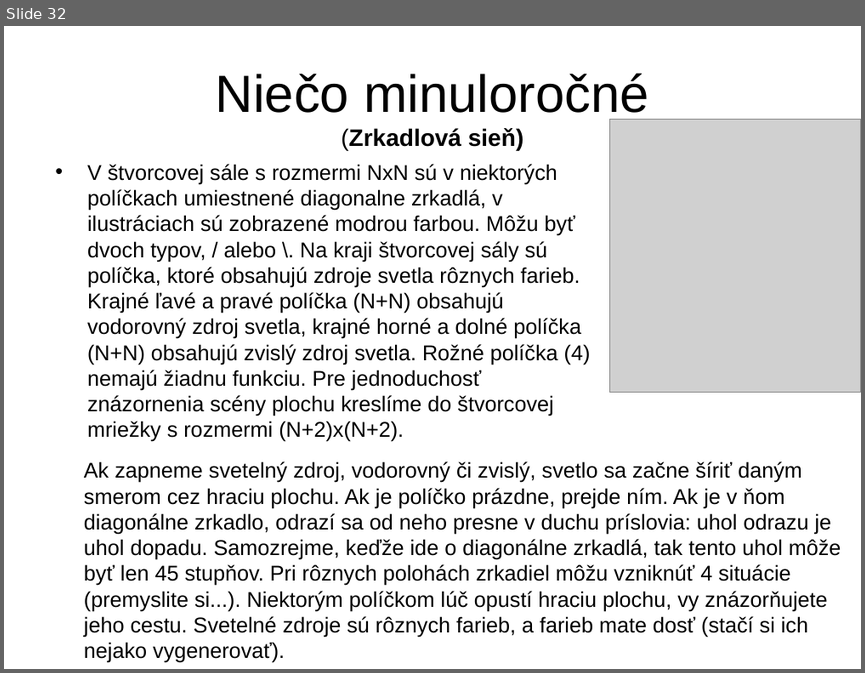
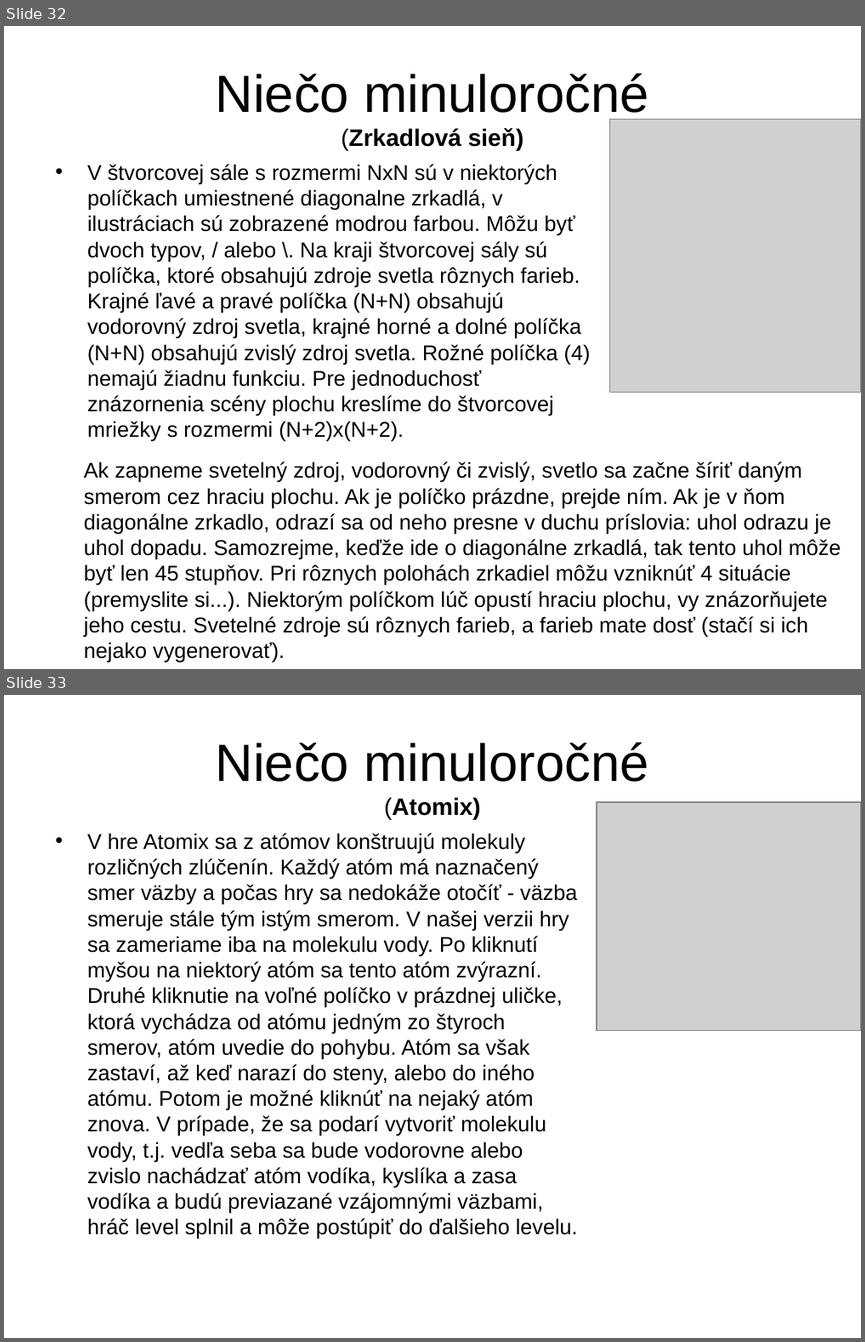
Before and after one commit to Programovanie4/Prednasky, a slide deck: 11/11_java.ppt. Shown one above the other, each under a label of ours: slide 32 before the commit, slides 32 and 33 after it. The pictures are 865x673 and 865x1342 pixels, drawn with LibreOffice and Linux fonts; fonts in the diff are those of the drawing; grey boxes stand for pictures. Boxes give left, top, right and bottom in pixels: in the first picture for what was removed or moved away, otherwise in the second. Text is boxed around its words. In the diff, an @@ line names an element or a change of style, - is before the commit and + after.

```diff
--- a/11/11_java.ppt
+++ b/11/11_java.ppt
@@ slide 33 added at bbox=[4, 695, 861, 1338], background #FFFFFF @@
@@ title added at bbox=[216, 742, 648, 819], 44 pt, text #000000 @@
+Niečo minuloročné
+(Atomix)
@@ picture added at bbox=[596, 802, 861, 1031] @@
@@ text added at bbox=[87, 833, 578, 1239], 18 pt, text #000000 @@
+• V hre Atomix sa z atómov konštruujú molekuly rozličných zlúčenín. Každý atóm má naznačený smer väzby a počas hry sa nedokáže otočíť - väzba smeruje stále tým istým smerom. V našej verzii hry sa zameriame iba na molekulu vody. Po kliknutí myšou na niektorý atóm sa tento atóm zvýrazní. Druhé kliknutie na voľné políčko v prázdnej uličke, ktorá vychádza od atómu jedným zo štyroch smerov, atóm uvedie do pohybu. Atóm sa však zastaví, až keď narazí do steny, alebo do iného atómu. Potom je možné kliknúť na nejaký atóm znova. V prípade, že sa podarí vytvoriť molekulu vody, t.j. vedľa seba sa bude vodorovne alebo zvislo nachádzať atóm vodíka, kyslíka a zasa vodíka a budú previazané vzájomnými väzbami, hráč level splnil a môže postúpiť do ďalšieho levelu.
```
Also in this commit, not shown: 1 slide changed, 3 other files.
